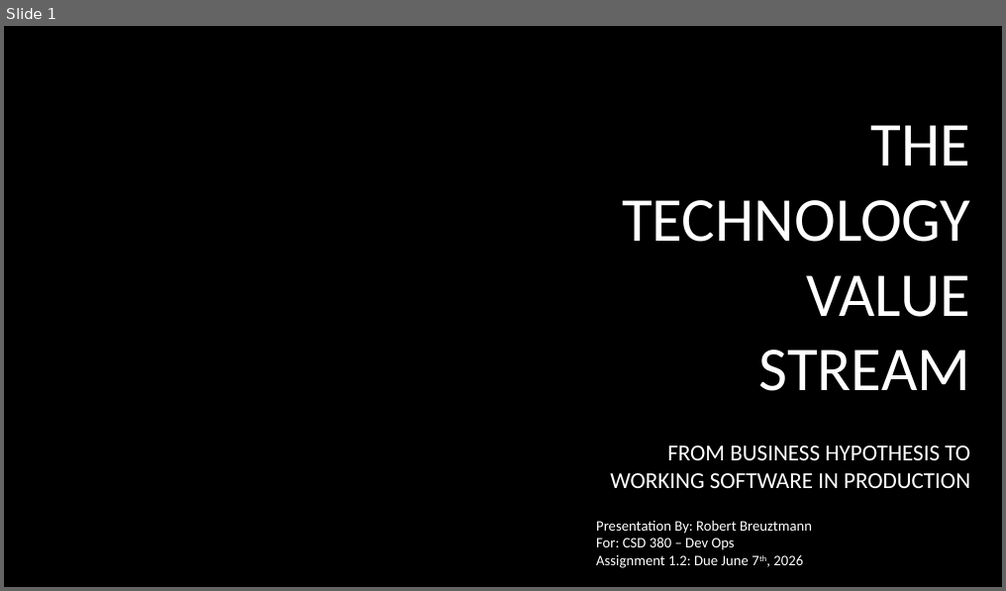
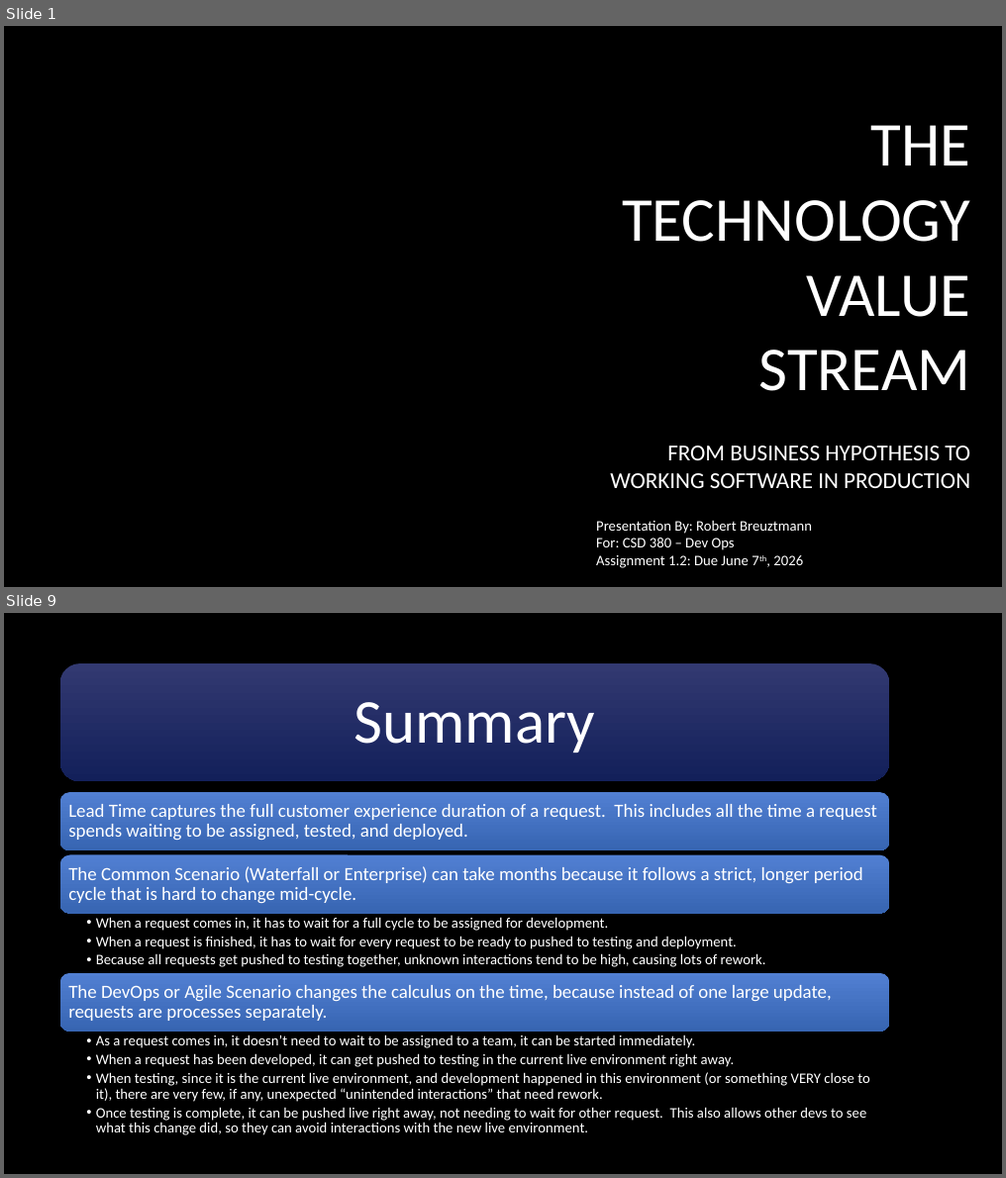
Before and after one commit to BobbyJoeCool/CSD-380, a slide deck: Module-1/Assignment 1.2.pptx. Shown one above the other, each under a label of ours: slide 1 before the commit, slides 1 and 9 after it; the slides between them are not shown. The pictures are 1006x591 and 1006x1178 pixels, drawn with LibreOffice and Linux fonts; fonts in the diff are those of the drawing; background and template pictures are left out. Boxes give left, top, right and bottom in pixels: in the first picture for what was removed or moved away, otherwise in the second. Text is boxed around its words. In the diff, an @@ line names an element or a change of style, - is before the commit and + after.

```diff
--- a/Module-1/Assignment 1.2.pptx
+++ b/Module-1/Assignment 1.2.pptx
@@ slide 9 added at (4,613,1002,1174), background picture (left out) @@
@@ rounded rectangle added at (60,663,890,781), fill gradient #333A72 to #14205A @@
@@ text added at (354,702,595,753), 60 pt, text #FFFFFF @@
+Summary
@@ group added at (60,792,890,1136): 5 texts, 3 rounded rectangles @@
+Lead Time captures the full customer experience duration of a request. This includes all the time a request spends waiting to be assigned, tested, and deployed.
+The Common Scenario (Waterfall or Enterprise) can take months because it follows a strict, longer period cycle that is hard to change mid-cycle.
+  • When a request comes in, it has to wait for a full cycle to be assigned for development.
+  • When a request is finished, it has to wait for every request to be ready to pushed to testing and deployment.
+  • Because all requests get pushed to testing together, unknown interactions tend to be high, causing lots of rework.
+The DevOps or Agile Scenario changes the calculus on the time, because instead of one large update, requests are processes separately.
+  • As a request comes in, it doesn’t need to wait to be assigned to a team, it can be started immediately.
+  • When a request has been developed, it can get pushed to testing in the current live environment right away.
+  • When testing, since it is the current live environment, and development happened in this environment (or something VERY close to it), there are very few, if any, unexpected “unintended interactions” that need rework.
+  • Once testing is complete, it can be pushed live right away, not needing to wait for other request. This also allows other devs to see what this change did, so they can avoid interactions with the new live environment.
```
Also in this commit, not shown: 4 slides changed, 4 other slides added.
